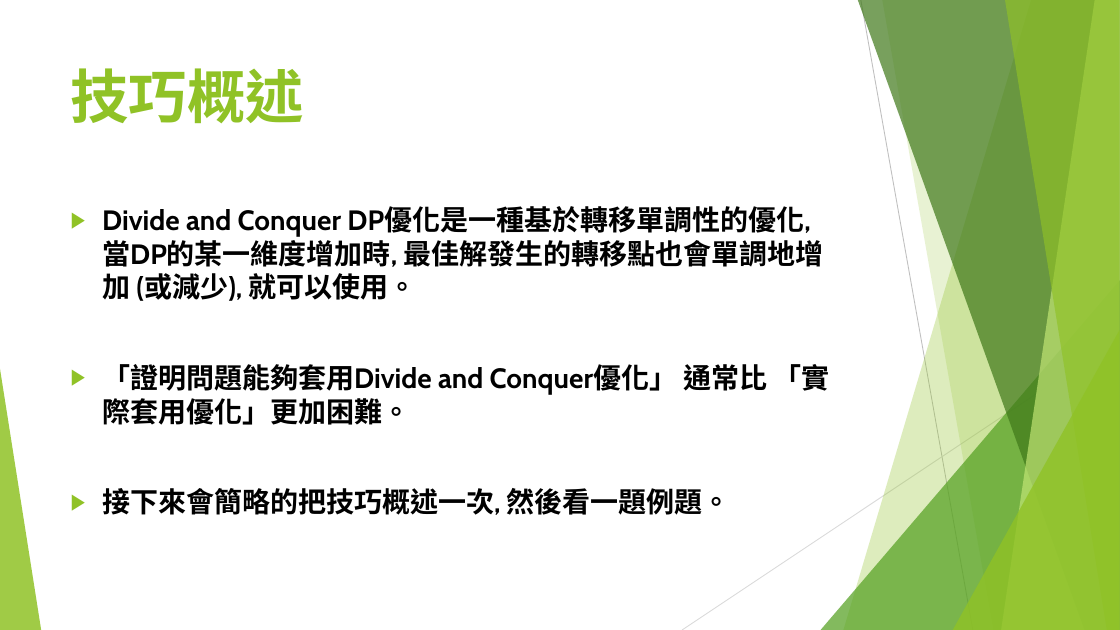
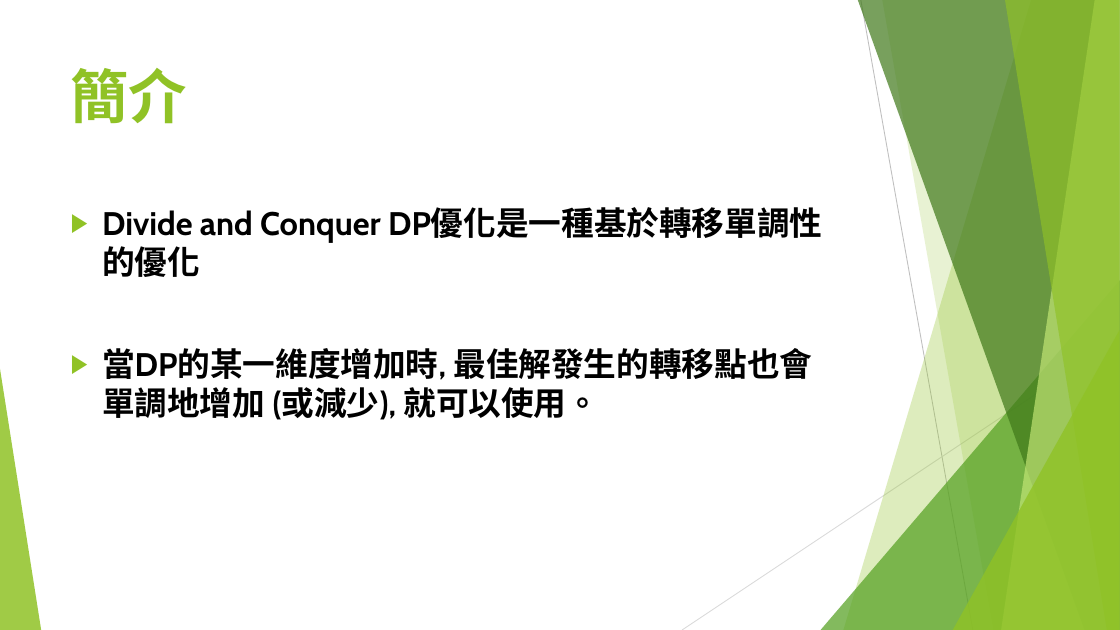
Before and after one commit to S920105123/DP2, a slide deck: slide 13 of presentation/進階動態規劃.pptx (slide 4 before the commit). Drawn at 1120x630 pixels with LibreOffice and Linux fonts; fonts in the diff are those of the drawing. Boxes give left, top, right and bottom in pixels: in the first picture for what was removed or moved away, otherwise in the second. Text is boxed around its words. In the diff, an @@ line names an element or a change of style, - is before the commit and + after.

```diff
--- a/presentation/進階動態規劃.pptx
+++ b/presentation/進階動態規劃.pptx
@@ title at [71, 68, 188, 124]: text changed @@
-技巧概述
+簡介
@@ text at [102, 210, 813, 420]: text changed; size 24 to 28 pt @@
-▶ Divide and Conquer DP優化是一種基於轉移單調性的優化, 當DP的某一維度增加時, 最佳解發生的轉移點也會單調地增加 (或減少), 就可以使用。
-▶ 「證明問題能夠套用Divide and Conquer優化」 通常比 「實際套用優化」更加困難。
-▶ 接下來會簡略的把技巧概述一次, 然後看一題例題。
+▶ Divide and Conquer DP優化是一種基於轉移單調性的優化
+▶ 當DP的某一維度增加時, 最佳解發生的轉移點也會單調地增加 (或減少), 就可以使用。
```
Also in this commit, not shown: 15 other slides changed, 17 slides added, 1 slide removed.
